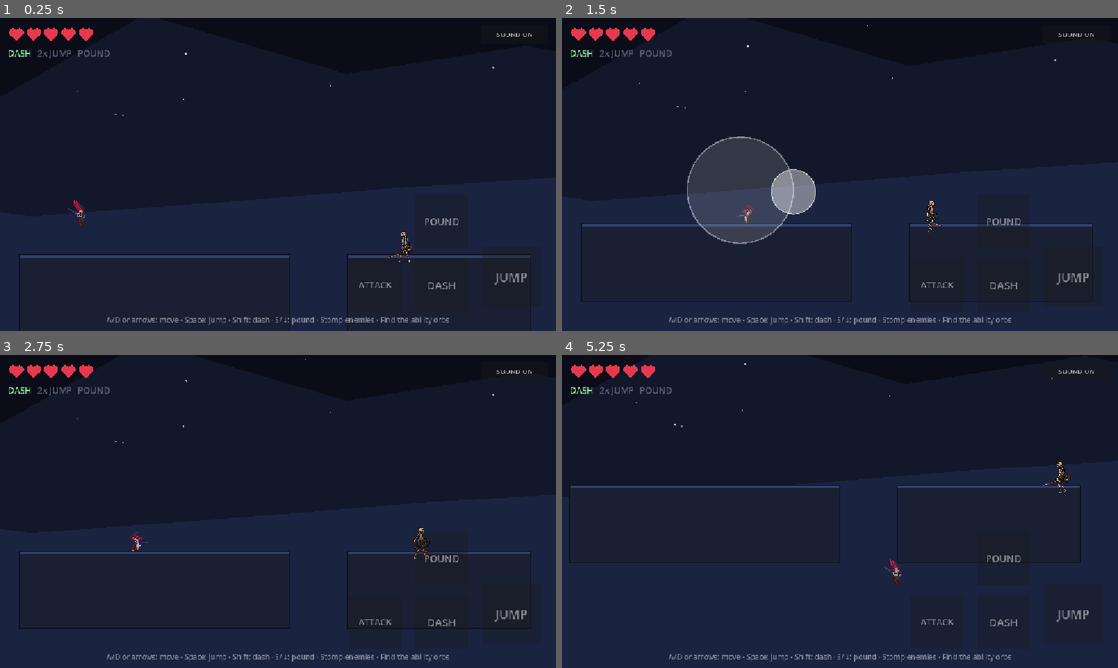
Above: before the commit, frames 1-4 (two rows, left to right).
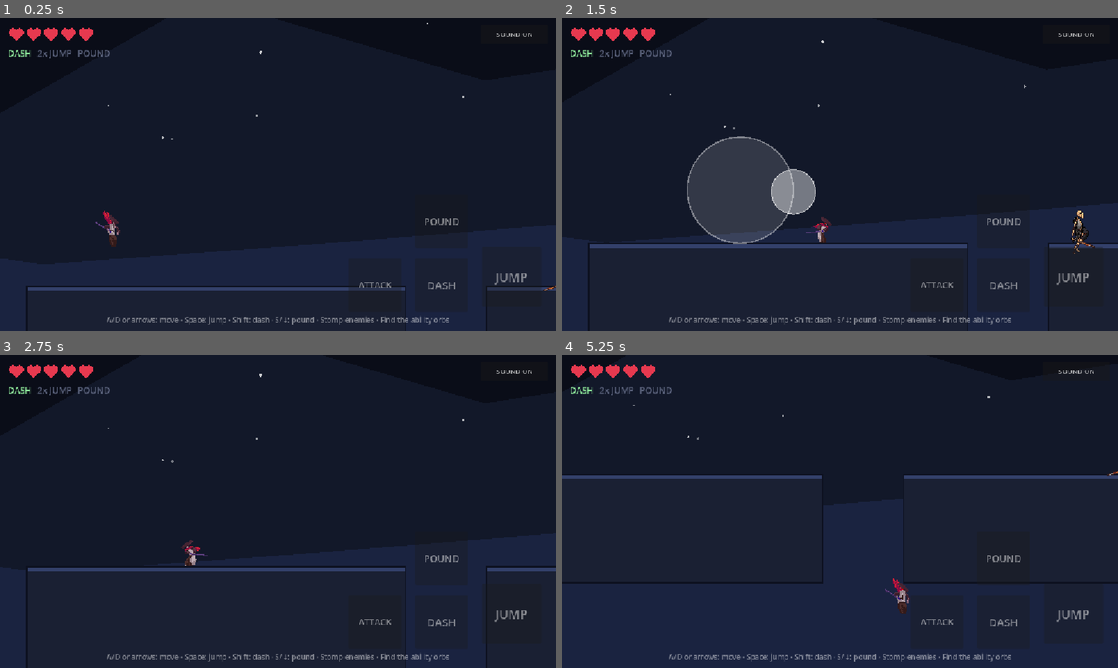
Above: after the commit, the same moments.

Repository: OuterHeavenX/godot-metroidvania-starter
Game: Godot game, scene res://src/levels/level_01.tscn
Same seed, same stepped clock (60 frames per second), same inputs: the game is played once before the commit and once after it.
Inputs (mouse positions are in pixels of both pictures, inside the frame that each line leads up to):
- Up to frame 1 (0.25 s): no input
- Up to frame 2 (1.5 s): tap S (pound) at 0.5, 1.25 s; move the mouse to (962, 158) at 0.52 s; hold D (move_right) 0.53-1.25 s; tap J (attack) at 0.6 s; click (962, 158) at 0.67 s; tap Space (jump) at 0.77 s; drag from (728, 190) to (923, 196) at 1.27 s
- Up to frame 3 (2.75 s): tap S (pound) at 2, 2.1 s; move the mouse to (333, 442) at 2.02 s; hold A (move_left) from 2.03 s (still down)
- Up to frame 4 (5.25 s): release A (move_left) at 2.75 s; tap S (pound) at 2.75, 3.5, 4.25, 5.1 s; drag from (812, 574) to (984, 530) at 2.77 s; move the mouse to (1006, 558) at 3.52 s; hold D (move_right) 3.53-4.25 s; tap J (attack) at 3.6 s; tap Space (jump) at 3.77 s; drag from (673, 464) to (756, 433) at 4.27 s; move the mouse to (867, 511) at 5.02 s; hold D (move_right) from 5.03 s (still down); click (867, 511) at 5.17 s

The runs differ from the first frame. In frame 1, 2.4% of the frame differs, in the area x 3-100%, y 1-100%; in frame 2, 2.5%; in frame 3, 2.1%; in frame 4, 2.6%, in the area x 0-100%, y 2-83%.

Commit message:
Frame the camera closer, and pull archer range in to match
The character sat at about 6.9% of screen height, which reads as tiny on a
phone. The camera now has zoom 1.4, putting it near 9.5% -- the usual range
for a 2D platformer.

Zooming in is not free. Archers engaged at 470px, but at zoom 1.4 the
narrowest landscape view is 823 world px wide, so half-width is 411px, and
the camera's drag margin lets the player sit off-centre -- an archer at 470px
would have been shooting from off screen. shoot_range drops to 340, inside
that budget and still clear of the 300px the skeleton test fires from.

Stretch is canvas_items/expand with no viewport size set, so the base is
1152x648: height is fixed at 648 canvas units for anything 16:9 or wider, and
width never falls below 1152. Both bounds hold on any landscape screen. The
in-engine width figure matches the arithmetic exactly; the height could not be
measured headlessly because the dummy driver reports a square viewport and
ignores --resolution.

The relationship between zoom and enemy reach is written down in the README
and beside the archer config, since raising one means lowering the other.

Co-Authored-By: Claude Opus 5 <noreply@anthropic.com>
Claude-Session: https://claude.ai/code/session_013yZuMsb7eCfvafe9efr3m9

Diff:
--- a/src/enemies/skeleton.gd
+++ b/src/enemies/skeleton.gd
@@ -5,7 +5,11 @@
 const CFG := {
 	"warrior": {"speed": 85.0, "hp": 2, "melee_range": 70.0, "attack_cd": 1.25, "patrol": true, "dmg": 1},
 	"spearman": {"speed": 62.0, "hp": 3, "melee_range": 104.0, "attack_cd": 1.6, "patrol": true, "dmg": 1},
-	"archer": {"speed": 0.0, "hp": 2, "shoot_range": 470.0, "shoot_cd": 2.4, "patrol": false, "dmg": 1},
+	# shoot_range is bounded by what the camera shows. At zoom 1.4 the narrowest
+	# landscape view is 823 world px wide, and the camera's drag margin lets the
+	# player sit off-centre, leaving ~350px before an archer would be shooting
+	# from off screen. Re-check this if the camera zoom changes.
+	"archer": {"speed": 0.0, "hp": 2, "shoot_range": 340.0, "shoot_cd": 2.4, "patrol": false, "dmg": 1},
 }
 const ArrowScript := preload("res://src/enemies/arrow.gd")
 
--- a/src/player/player.tscn
+++ b/src/player/player.tscn
@@ -19,6 +19,7 @@
 
 [node name="Camera2D" type="Camera2D" parent="." unique_id=1923184867]
 position = Vector2(0, -60)
+zoom = Vector2(1.4, 1.4)
 position_smoothing_enabled = true
 position_smoothing_speed = 6.0
 drag_horizontal_enabled = true
Not shown, changed: README.md
Not shown, changed: docs/index.html
Not shown, changed: docs/index.pck
